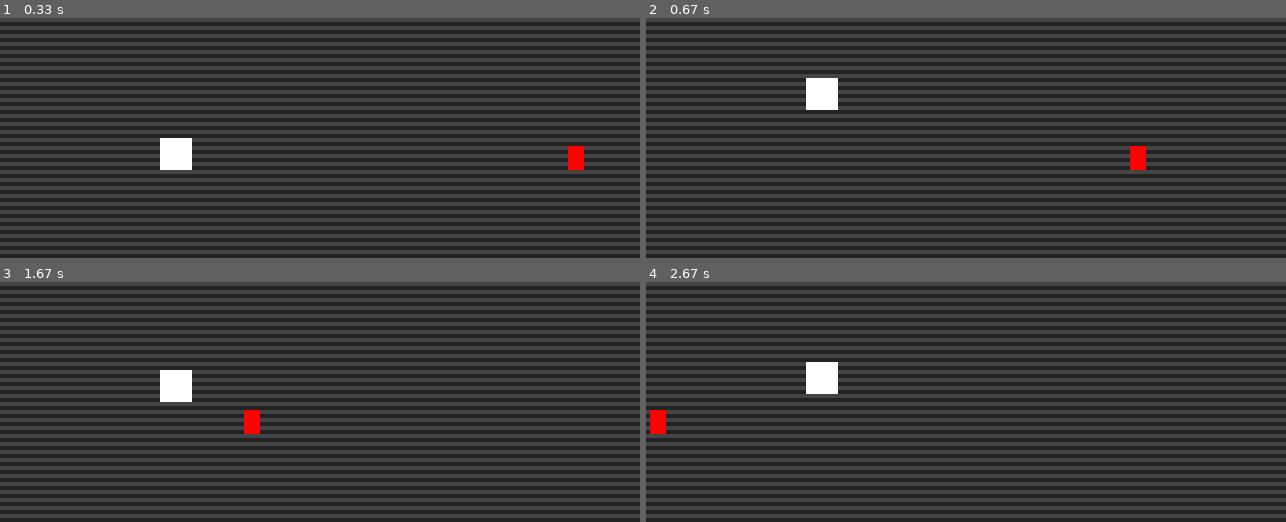
Above: before the commit, frames 1-4 (two rows, left to right).
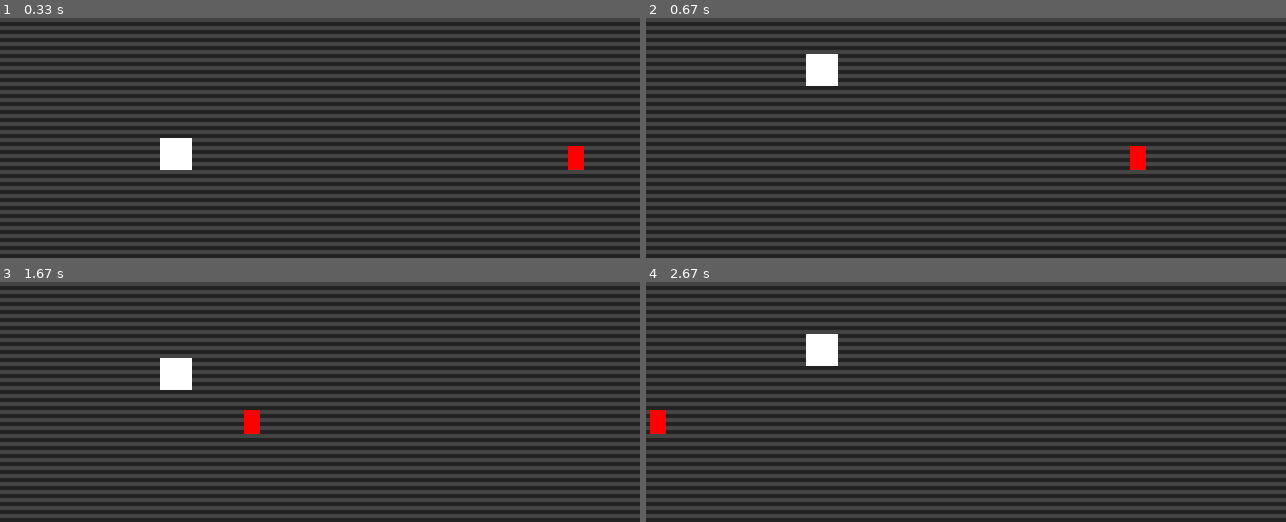
Above: after the commit, the same moments.

Repository: UW-ASIC/dino-player-group
Game: pygame game, started from pygame-example/dino.py
Two runs of this game, one before a commit and one after it. Both use one fixed random seed, a clock stepped at 60 frames per second and the inputs below.
Inputs:
- Up to frame 1 (0.33 s): no input
- Up to frame 2 (0.67 s): tap Space at 0.33 s
- Up to frame 3 (1.67 s): hold Up 0.67-1.13 s; hold Down 1.17-1.47 s; hold Up from 1.5 s (still down)
- Up to frame 4 (2.67 s): release Up at 1.87 s; hold Down 1.9-2.27 s; hold Up 2.3-2.6 s; hold Down from 2.63 s (still down)

Frame 1 is identical in both runs. In frame 2, 1.0% of the frame differs, in the area x 25-30%, y 15-39%; in frame 3, 0.5%; in frame 4, 1.2%, in the area x 25-30%, y 21-47%.

Commit message:
make compile

Diff:
--- a/info.yaml
+++ b/info.yaml
@@ -1,55 +1,60 @@
 # Tiny Tapeout project information
 project:
-  title:        ""      # Project title
-  author:       ""      # Your name
+  title:        "Dino Game Player State Module"      # Project title
+  author:       "UWASIC"      # Your name
   discord:      ""      # Your discord username, for communication and automatically assigning you a Tapeout role (optional)
-  description:  ""      # One line description of what your project does
+  description:  "Player state"      # One line description of what your project does
   language:     "Verilog" # other examples include SystemVerilog, Amaranth, VHDL, etc
-  clock_hz:     0       # Clock frequency in Hz (or 0 if not applicable)
+  clock_hz:     25000000      # Clock frequency in Hz (or 0 if not applicable)
 
   # How many tiles your design occupies? A single tile is about 167x108 uM.
   tiles: "1x1"          # Valid values: 1x1, 1x2, 2x2, 3x2, 4x2, 6x2 or 8x2
 
   # Your top module name must start with "tt_um_". Make it unique by including your github username:
-  top_module:  "tt_um_example"
+  top_module:  "tt_um_player_group"
 
   # List your project's source files here.
   # Source files must be in ./src and you must list each source file separately, one per line.
   # Don't forget to also update `PROJECT_SOURCES` in test/Makefile.
   source_files:
     - "project.v"
+    - "player_physics.v"
+    - "player_controller.v"
+    - "debounce.v"
 
 # The pinout of your project. Leave unused pins blank. DO NOT delete or add any pins.
 pinout:
   # Inputs
-  ui[0]: ""
-  ui[1]: ""
-  ui[2]: ""
-  ui[3]: ""
-  ui[4]: ""
-  ui[5]: ""
-  ui[6]: ""
-  ui[7]: ""
+pinout:
+  # Inputs
+  ui[0]: "in[0]"
+  ui[1]: "in[1]"
+  ui[2]: "in[2]"
+  ui[3]: "in[3]"
+  ui[4]: "in[4]"
+  ui[5]: "in[5]"
+  ui[6]: "in[6]"
+  ui[7]: "in[7]"
 
   # Outputs
-  uo[0]: ""
-  uo[1]: ""
-  uo[2]: ""
-  uo[3]: ""
-  uo[4]: ""
-  uo[5]: ""
-  uo[6]: ""
-  uo[7]: ""
+  uo[0]: "out[0]"
+  uo[1]: "out[1]"
+  uo[2]: "out[2]"
+  uo[3]: "out[3]"
+  uo[4]: "out[4]"
+  uo[5]: "out[5]"
+  uo[6]: "out[6]"
+  uo[7]: "out[7]"
 
   # Bidirectional pins
-  uio[0]: ""
-  uio[1]: ""
-  uio[2]: ""
-  uio[3]: ""
-  uio[4]: ""
-  uio[5]: ""
-  uio[6]: ""
-  uio[7]: ""
+  uio[0]: "in_io[0]"
+  uio[1]: "in_io[1]"
+  uio[2]: "in_io[2]"
+  uio[3]: "in_io[3]"
+  uio[4]: "in_io[4]"
+  uio[5]: "in_io[5]"
+  uio[6]: "in_io[6]"
+  uio[7]: "in_io[7]"
 
 # Do not change!
 yaml_version: 6
--- a/pygame-example/dino.py
+++ b/pygame-example/dino.py
@@ -4,7 +4,7 @@
 
 PIXEL_DIVISION = 4
 ACCELERATION = 1
-INITIAL_JUMP_VELOCITY = -6
+INITIAL_JUMP_VELOCITY = -7
 FAST_DROP_VELOCITY = 6
 
 pygame.init()
@@ -21,12 +21,18 @@
 
 obstacle_position = 640
 
+max_vel = 0
+min_vel = 0
+max_pos = 0
+min_pos = 0
+
 while game_running:
+
 
     for event in pygame.event.get():
         # Check for QUIT event
         if event.type == pygame.QUIT:
-            running = False
+            game_running = False
 
     screen.fill(Color(0x22, 0x22, 0x22))
     for i in range(0, 480, PIXEL_DIVISION*2):
@@ -55,6 +61,15 @@
             player_velocity = INITIAL_JUMP_VELOCITY
             jumping = True
 
+    if player_velocity > max_vel:
+        max_vel = player_velocity
+    if player_velocity < min_vel:
+        min_vel = player_velocity
+    if player_position > max_pos:
+        max_pos = player_position
+    if player_position < min_pos:
+        min_pos = player_position
+
     if update_velocity:
         player_velocity += ACCELERATION
     update_velocity = True
@@ -72,3 +87,8 @@
     pygame.display.flip()
 
     clock.tick(20)
+
+print("max vel: ", max_vel)
+print("min vel: ", min_vel)
+print("max pos: ", max_pos)
+print("min pos: ", min_pos)
Not shown, added: .nvim/svlangserver/index.json
Not shown, added: .nvim/svlangserver/linter.vc
Not shown, added: src/a.out
Not shown, changed: src/debounce.v
Not shown, changed: src/player_controller.v
Not shown, changed: src/player_physics.v
Not shown, changed: src/project.v
